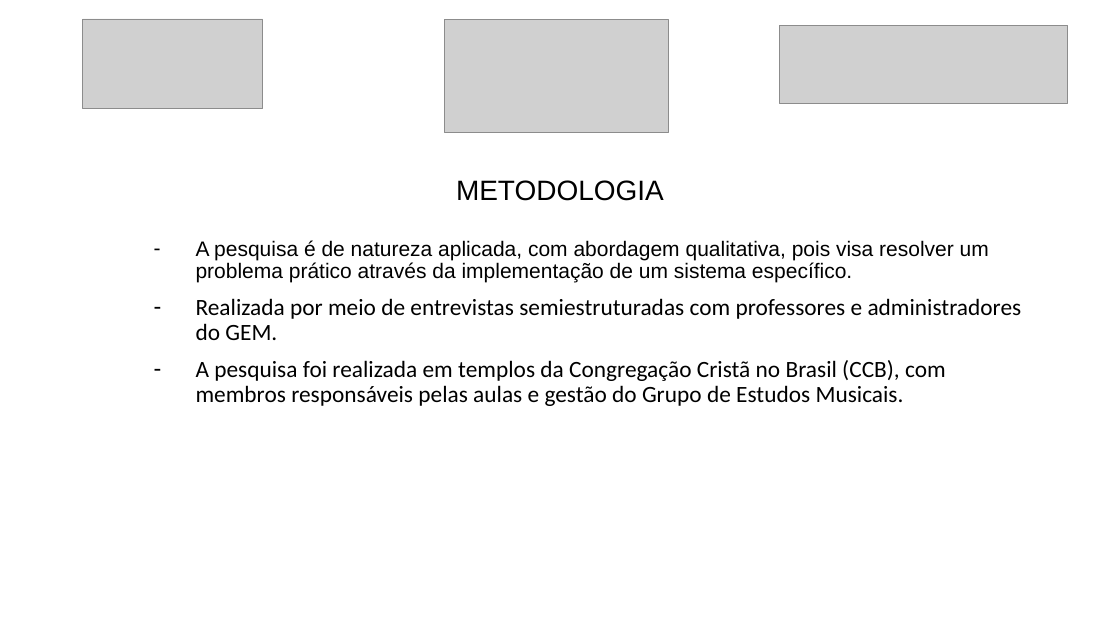
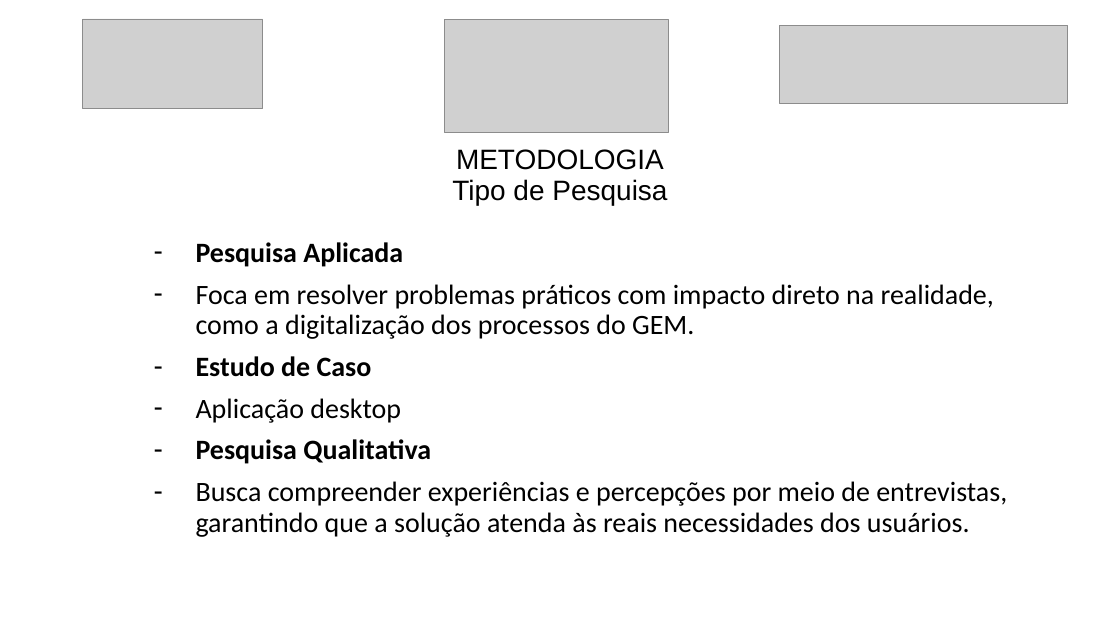
Before and after one commit to luanmenezesx/TCC-CCB, a slide deck: slide 6 of Modelo slides apresentação TCC.pptx. Drawn at 1120x630 pixels with LibreOffice and Linux fonts; fonts in the diff are those of the drawing; grey boxes stand for pictures. Boxes give left, top, right and bottom in pixels: in the first picture for what was removed or moved away, otherwise in the second. Text is boxed around its words. In the diff, an @@ line names an element or a change of style, - is before the commit and + after.

```diff
--- a/Modelo slides apresentação TCC.pptx
+++ b/Modelo slides apresentação TCC.pptx
@@ title at (x1=452, y1=149, x2=667, y2=205): text changed @@
-METODOLOGIA
+METODOLOGIA
+Tipo de Pesquisa
@@ subtitle at (x1=196, y1=242, x2=1007, y2=537): text changed; size 20 to 24 pt @@
-– A pesquisa é de natureza aplicada, com abordagem qualitativa, pois visa resolver um problema prático através da implementação de um sistema específico.
-– Realizada por meio de entrevistas semiestruturadas com professores e administradores do GEM.
-– A pesquisa foi realizada em templos da Congregação Cristã no Brasil (CCB), com membros responsáveis pelas aulas e gestão do Grupo de Estudos Musicais.
+– Pesquisa Aplicada
+– Foca em resolver problemas práticos com impacto direto na realidade, como a digitalização dos processos do GEM.
+– Estudo de Caso
+– Aplicação desktop
+– Pesquisa Qualitativa
+– Busca compreender experiências e percepções por meio de entrevistas, garantindo que a solução atenda às reais necessidades dos usuários.
```
Also in this commit, not shown: 7 other slides changed, 2 slides added, 3 other files.
